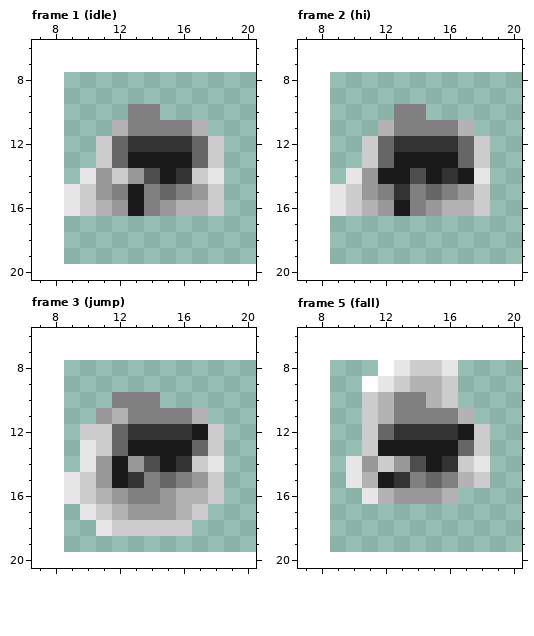
Pixel-art file -- Runtime/Visuals/Characters/ParametricMan.ase. The picture above is the old version.
12x12 pixels, 13 frames. Shown: frame 1 (idle): x 7..20, y 6..20; frame 2 (hi): x 7..20, y 6..20; frame 3 (jump): x 7..20, y 6..20; frame 5 (fall): x 7..20, y 6..20. The old version is drawn lined up with the new one, on the new canvas. The commit also changed other frames, which this record leaves out.
After:
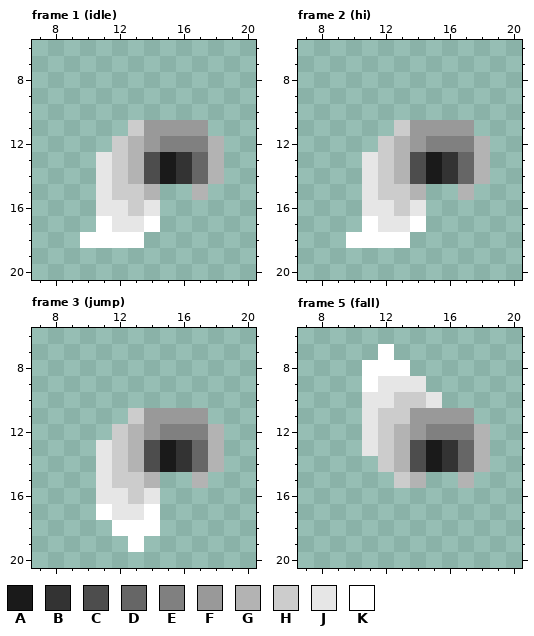
Palette (. is transparent): A #1a1a1a  B #333333  C #4d4d4d  D #666666  E #808080  F #999999  G #b3b3b3  H #cccccc  J #e6e6e6  K #ffffff
Change:
canvas 12x12 -> 32x32, the old top-left corner now at 9,8
--- frame 1 (idle)
@@ x 7..20 @@
  9 ..............
-10 ......EE......
-11 .....GEEEEG...
-12 ....HDBBBBDH..
-13 ....HDAAAADH..
-14 ...JFHFCABHJ..
-15 ..JHFEAEDEFH..
-16 ..JHGFAEFGGH..
-17 ..............
-18 ..............
+10 ..............
+11 ......HFFFF...
+12 .....HGFEEEG..
+13 ....JHGCABDG..
+14 ....JHGCABDG..
+15 ....JHHG..G...
+16 ....JJHJ......
+17 ....KJJK......
+18 ...KKKK.......
 19 ..............
--- frame 2 (hi)
@@ x 7..20 @@
  9 ..............
-10 ......EE......
-11 .....GEEEEG...
-12 ....HDBBBBDH..
-13 ....HDAAAADH..
-14 ...JFAACABAJ..
-15 ..JHFEBEDEFH..
-16 ..JHGFAEFGGH..
-17 ..............
-18 ..............
+10 ..............
+11 ......HFFFF...
+12 .....HGFEEEG..
+13 ....JHGCABDG..
+14 ....JHGCABDG..
+15 ....JHHG..G...
+16 ....JJHJ......
+17 ....KJJK......
+18 ...KKKK.......
 19 ..............
--- frame 3 (jump)
@@ x 7..20 @@
  9 ..............
-10 .....EEE......
-11 ....FGEEEEG...
-12 ...HHDBBBBAH..
-13 ...JHDAAAADH..
-14 ...JFAFCABHJ..
-15 ..JHFABEDEFH..
-16 ..JHGFEEFGGH..
-17 ...JHGFFFGH...
-18 ....JHHHHH....
-19 ..............
+10 ..............
+11 ......HFFFF...
+12 .....HGFEEEG..
+13 ....JHGCABDG..
+14 ....JHGCABDG..
+15 ....JHHG..G...
+16 ....JJHJ......
+17 ....KJJK......
+18 .....KKK......
+19 ......K.......
 20 ..............
--- frame 5 (fall)
@@ x 7..20 @@
  6 ..............
- 7 ..............
- 8 .....KJHHJ....
- 9 ....KJHGGH....
-10 ....HGEEGH....
-11 ....HGEEEEG...
-12 ....HDBBBBAH..
-13 ....HAAAAADH..
-14 ...JFHFCABHJ..
-15 ...JGABEDEGH..
-16 ....JGFFFG....
+ 7 .....K........
+ 8 ....KKK.......
+ 9 ....KJJJ......
+10 ....JJHHJ.....
+11 ....JHHFFFF...
+12 ....JHGFEEEG..
+13 ....JHGCABDG..
+14 .....HGCABDG..
+15 ......HG..G...
+16 ..............
 17 ..............
